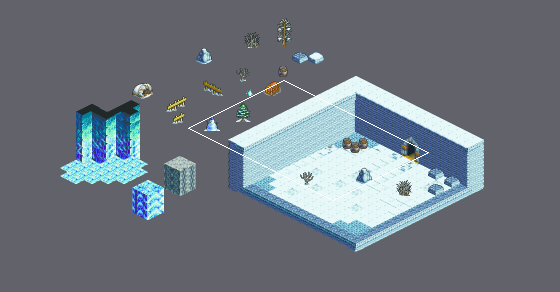
Tiled map, stored at Final_Fantasy_Mystery_World/Game/assets/maps/Quest1_Enter.tmx. Above, an overview of the earlier version with the close-up marked.
Close-up. Before the edit:
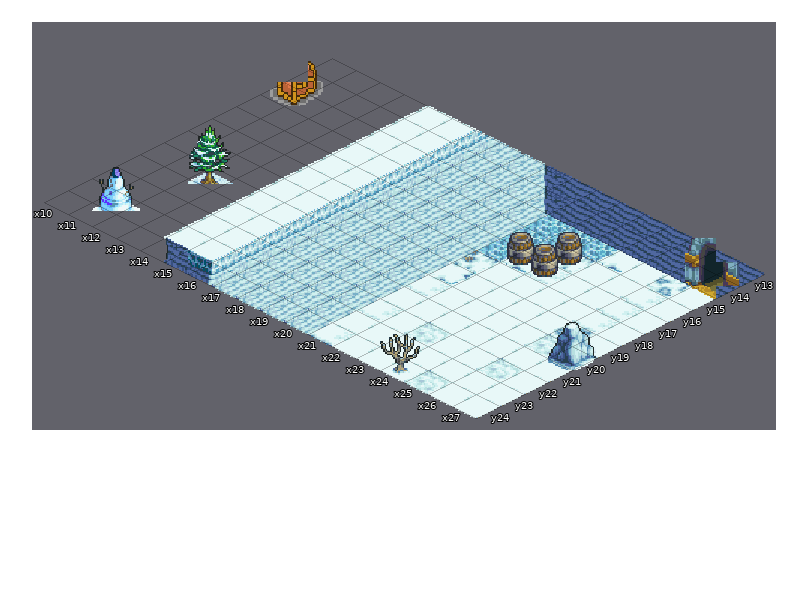
Cells are 32x16 px. Isometric: x runs down to the right, y down to the left. Shown: x 10..27, y 13..24. The commit also changed other parts of the map, which this record leaves out.
And afterwards:
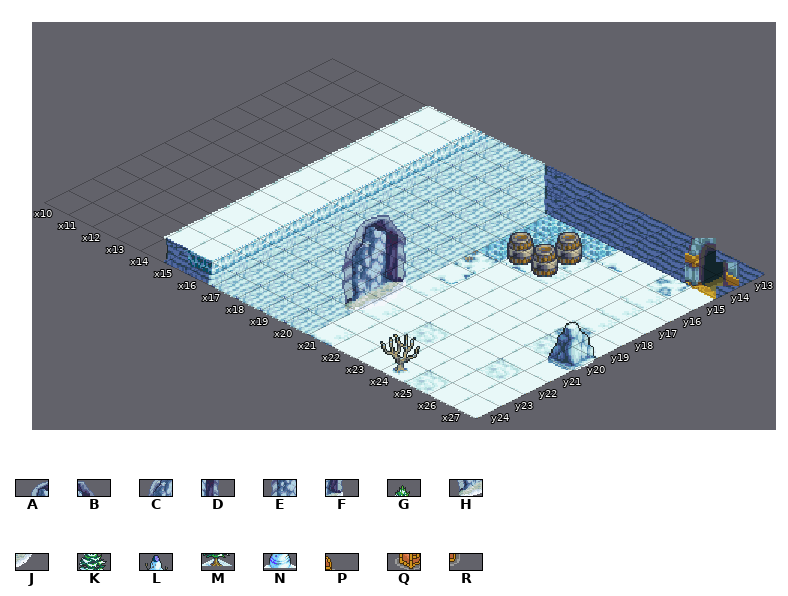
Key: from "ques1_tileset": A 228, B 229, C 249, D 250, E 270, F 271, G 274, H 291, J 292, K 295, L 298, M 316, N 319, P 341, Q 361, R 362.
_ is an empty cell.
Tiles replaced or removed in this view: G, K, L, M, N, P, Q, R.
Edits made:
Changed rows in their new state; . is an unchanged cell.
Layer "Enviorment":
first column x 10:
13 _...........
14 ._..........
15 _...........
18 _.......B...
19 ._.....A.D..
20 .._.....C.F.
21 .........E.J
22 _.........H.
23 ._..........
Changed places in both close-ups, as pixel boxes (x1, y1, x2, y2):
removed: (270, 61, 323, 106)
removed: (188, 125, 233, 184)
removed: (92, 167, 140, 211)
added: (342, 215, 406, 310)
